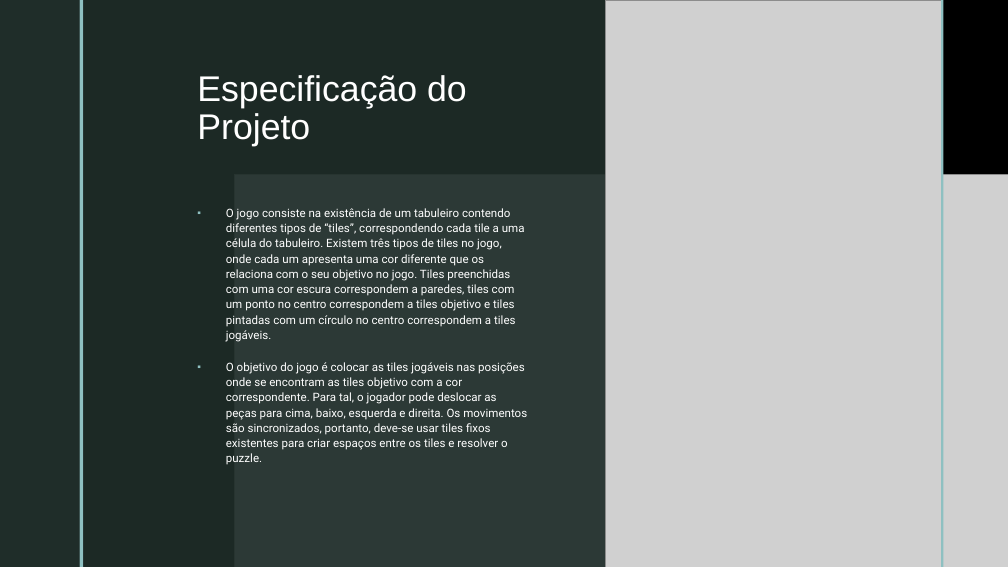
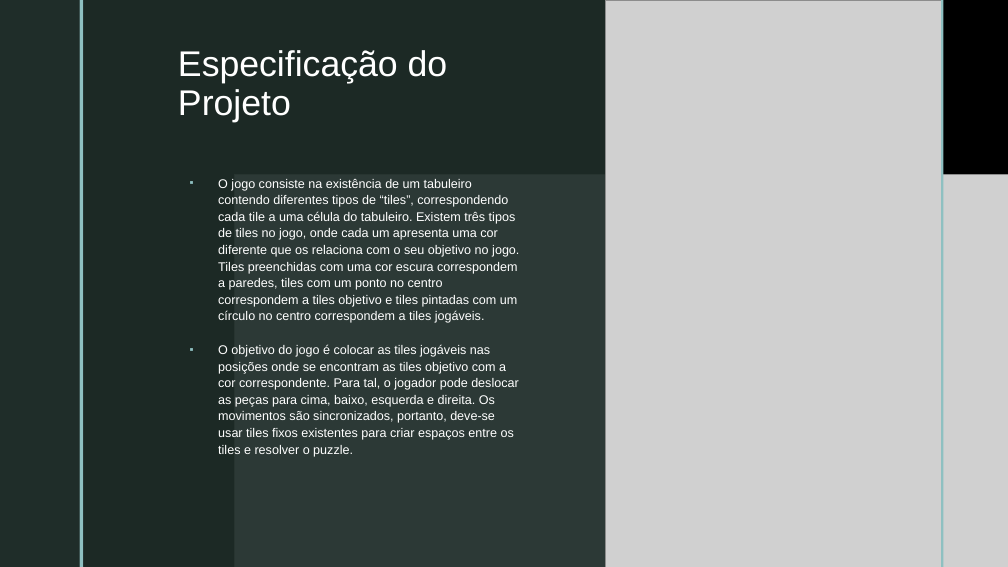
Before and after one commit to pedrovponte/IART-g39, a slide deck: slide 2 of docs/presentation.pptx. Drawn at 1008x567 pixels with LibreOffice and Linux fonts; fonts in the diff are those of the drawing; grey boxes stand for pictures; background and template pictures are left out. Boxes give left, top, right and bottom in pixels: in the first picture for what was removed or moved away, otherwise in the second. Text is boxed around its words. In the diff, an @@ line names an element or a change of style, - is before the commit and + after.

```diff
--- a/docs/presentation.pptx
+++ b/docs/presentation.pptx
@@ title "Especificação do Projeto": place and size @@
-title "Especificação do Projeto" at [197, 75, 467, 147]
+title "Especificação do Projeto" at [178, 50, 448, 122]
@@ text "O jogo consiste na existência ...": place and size @@
-text "O jogo consiste na existência ..." at [226, 208, 527, 464]
+text "O jogo consiste na existência ..." at [218, 179, 519, 457]
@@ text "O jogo consiste na existência ..." at [218, 179, 519, 457]: size 11 to 12 pt, font Roboto to Arial @@
```
Also in this commit, not shown: 4 other slides changed, 1 slide added.
